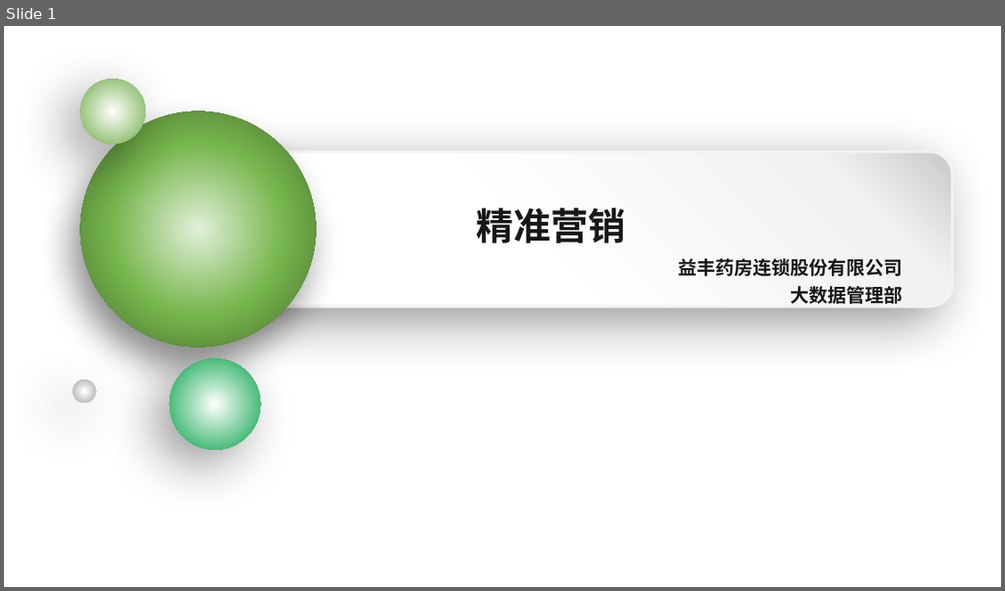
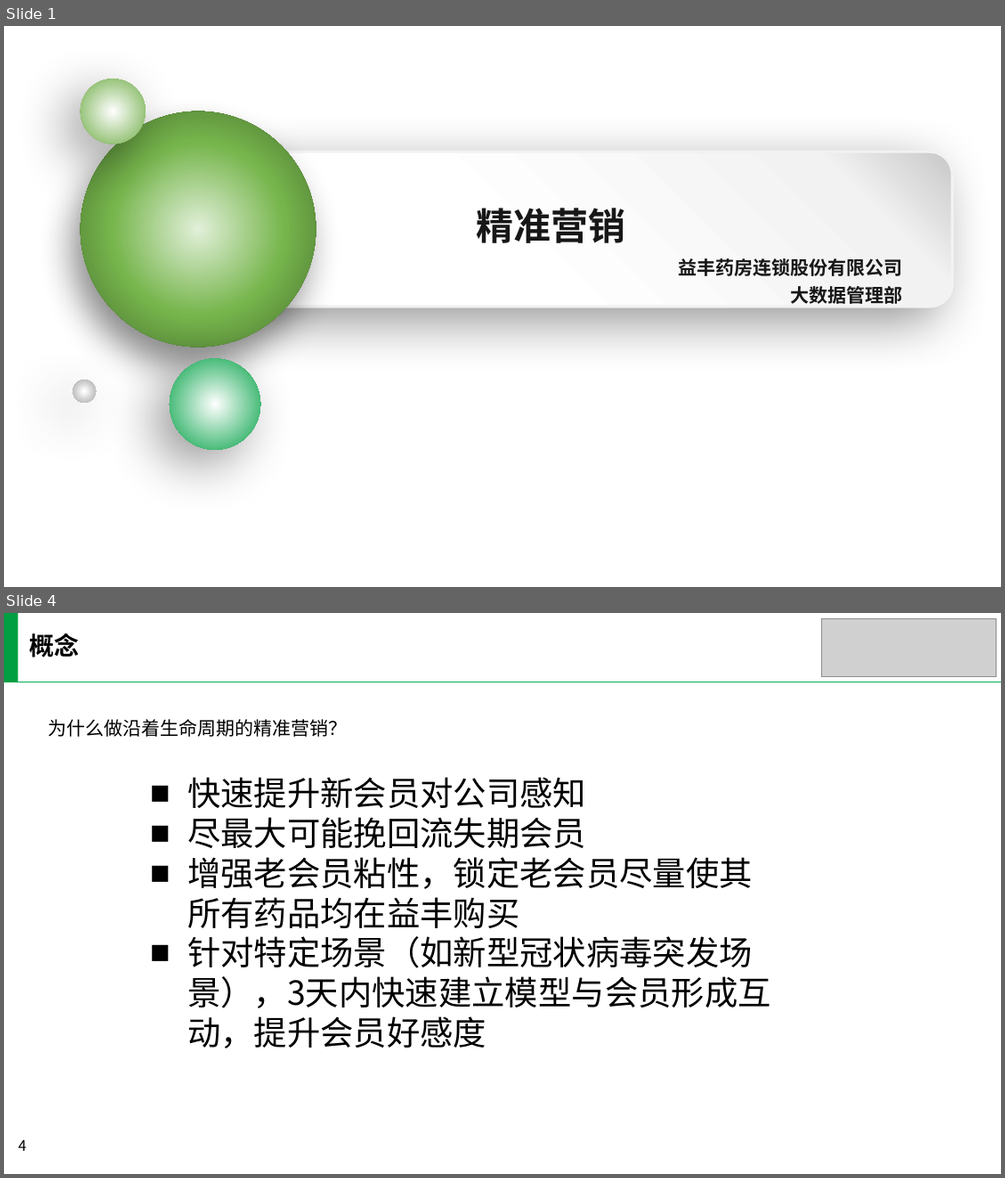
Before and after one commit to yaobozhang/YF_EB, a slide deck: 会员体系/精准营销/电商v2.0/生命周期精准营销/精准营销设计.pptx. Shown one above the other, each under a label of ours: slide 1 before the commit, slides 1 and 4 after it; the slides between them are not shown. The pictures are 1005x591 and 1005x1178 pixels, drawn with LibreOffice and Linux fonts; fonts in the diff are those of the drawing; grey boxes stand for pictures; background and template pictures are left out. Boxes give left, top, right and bottom in pixels: in the first picture for what was removed or moved away, otherwise in the second. Text is boxed around its words. In the diff, an @@ line names an element or a change of style, - is before the commit and + after.

```diff
--- a/会员体系/精准营销/电商v2.0/生命周期精准营销/精准营销设计.pptx
+++ b/会员体系/精准营销/电商v2.0/生命周期精准营销/精准营销设计.pptx
@@ slide 4 added at [4,613,1001,1174], background #FFFFFF @@
@@ rectangle added at [4,613,18,682], fill #029E42 @@
@@ text added at [30,633,80,657], 24 pt, text #000000, bold @@
+概念
@@ picture added at [822,618,996,676] @@
@@ line added from (4, 682) to (1001, 682), #00B050 1 pt @@
@@ text added at [48,719,347,737], 18 pt, text #000000 @@
+为什么做沿着生命周期的精准营销？
@@ text added at [187,777,771,1048], 32 pt, text #000000 @@
+■ 快速提升新会员对公司感知
+■ 尽最大可能挽回流失期会员
+■ 增强老会员粘性，锁定老会员尽量使其所有药品均在益丰购买
+■ 针对特定场景（如新型冠状病毒突发场景），3天内快速建立模型与会员形成互动，提升会员好感度
@@ rectangle added at [802,1099,1001,1174], fill #FFFFFF @@
@@ page number added at [18,1140,26,1151], 14 pt, text #000000 @@
+4
```
Also in this commit, not shown: 6 slides changed, 3 other slides added, 2 slides removed, 1 other file.
